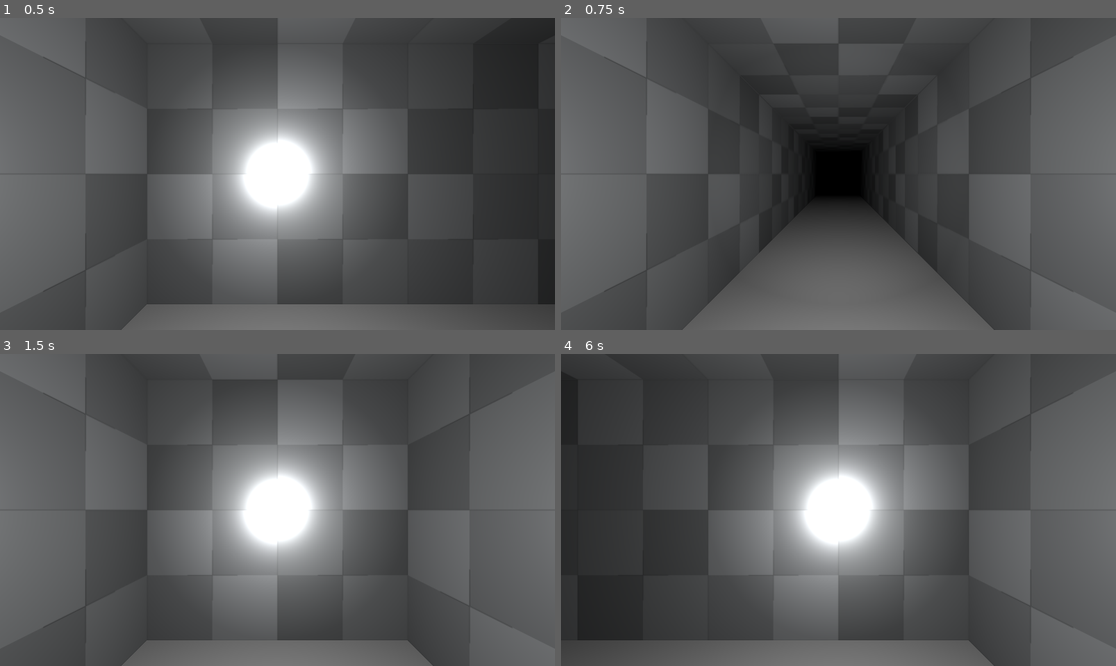
Above: before the commit, frames 1-4 (two rows, left to right).
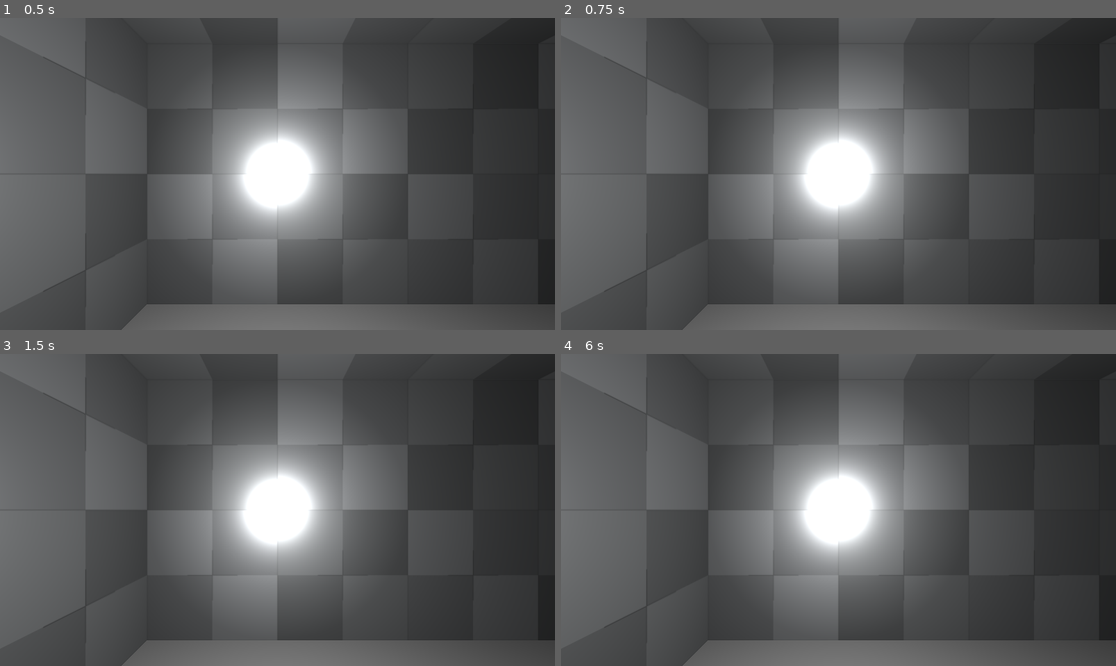
Above: after the commit, the same moments.

Repository: DaggerFn/MinerMath
Game: Godot game, scene res://Game/World.tscn
Two runs of this game, one before a commit and one after it. Both use one fixed random seed, a clock stepped at 60 frames per second and the inputs below.
Inputs:
- Up to frame 1 (0.5 s): no input
- Up to frame 2 (0.75 s): tap Enter at 0.5 s; hold Right (ui_right) from 0.53 s (still down)
- Up to frame 3 (1.5 s): tap Space at 1.25 s; release Right (ui_right) at 1.28 s; hold Down (ui_down) from 1.28 s (still down)
- Up to frame 4 (6 s): tap Enter at 2, 3.5 s; release Down (ui_down) at 2.03 s; hold Right (ui_right) 2.03-2.78 s; tap Space at 2.75, 4.25 s; hold Up (ui_up) 2.78-3.53 s; hold Left (ui_left) 3.53-5.03 s; hold Down (ui_down) 5.03-5.78 s; hold Right (ui_right) from 5.78 s (still down)

Frame 1 is identical in both runs. In frame 2, 39% of the frame differs, in the area x 26-100%, y 0-100%; in frame 3, 18%; in frame 4, 34%.

Commit message:
add keybinds for moviment

Diff:
--- a/Game/player/player.gd
+++ b/Game/player/player.gd
@@ -24,14 +24,16 @@
 func _input(event):
 	if is_rotating:
 		return
-	if event.is_action_pressed("ui_up"):
+
+	if event.is_action_pressed("move_up"):
 		move()
-	if event.is_action_pressed("ui_left"):
+	elif event.is_action_pressed("move_left"):
 		rotate_and_set_direction(90)
-	if event.is_action_pressed("ui_right"):
+	elif event.is_action_pressed("move_right"):
 		rotate_and_set_direction(-90)
-	if event.is_action_pressed("ui_down"):
+	elif event.is_action_pressed("move_down"):
 		rotate_and_set_direction(180)
+
 
 
 func rotate_and_set_direction(angle_delta: float):
--- a/project.godot
+++ b/project.godot
@@ -22,3 +22,26 @@
 [dotnet]
 
 project/assembly_name="DungeonCrawler"
+
+[input]
+
+move_up={
+"deadzone": 0.2,
+"events": [Object(InputEventKey,"resource_local_to_scene":false,"resource_name":"","device":0,"window_id":0,"alt_pressed":false,"shift_pressed":false,"ctrl_pressed":false,"meta_pressed":false,"pressed":false,"keycode":0,"physical_keycode":87,"key_label":0,"unicode":0,"location":0,"echo":false,"script":null)
+]
+}
+move_down={
+"deadzone": 0.2,
+"events": [Object(InputEventKey,"resource_local_to_scene":false,"resource_name":"","device":0,"window_id":0,"alt_pressed":false,"shift_pressed":false,"ctrl_pressed":false,"meta_pressed":false,"pressed":false,"keycode":0,"physical_keycode":83,"key_label":0,"unicode":0,"location":0,"echo":false,"script":null)
+]
+}
+move_left={
+"deadzone": 0.2,
+"events": [Object(InputEventKey,"resource_local_to_scene":false,"resource_name":"","device":0,"window_id":0,"alt_pressed":false,"shift_pressed":false,"ctrl_pressed":false,"meta_pressed":false,"pressed":false,"keycode":0,"physical_keycode":65,"key_label":0,"unicode":0,"location":0,"echo":false,"script":null)
+]
+}
+move_right={
+"deadzone": 0.2,
+"events": [Object(InputEventKey,"resource_local_to_scene":false,"resource_name":"","device":0,"window_id":0,"alt_pressed":false,"shift_pressed":false,"ctrl_pressed":false,"meta_pressed":false,"pressed":false,"keycode":0,"physical_keycode":68,"key_label":0,"unicode":0,"location":0,"echo":false,"script":null)
+]
+}
Binary file added: Game/Light/StoneFloorTexture.png
Not shown, added: Game/Light/StoneFloorTexture.png.import
Not shown, added: Light/swappy-20250228-191924.png.import
